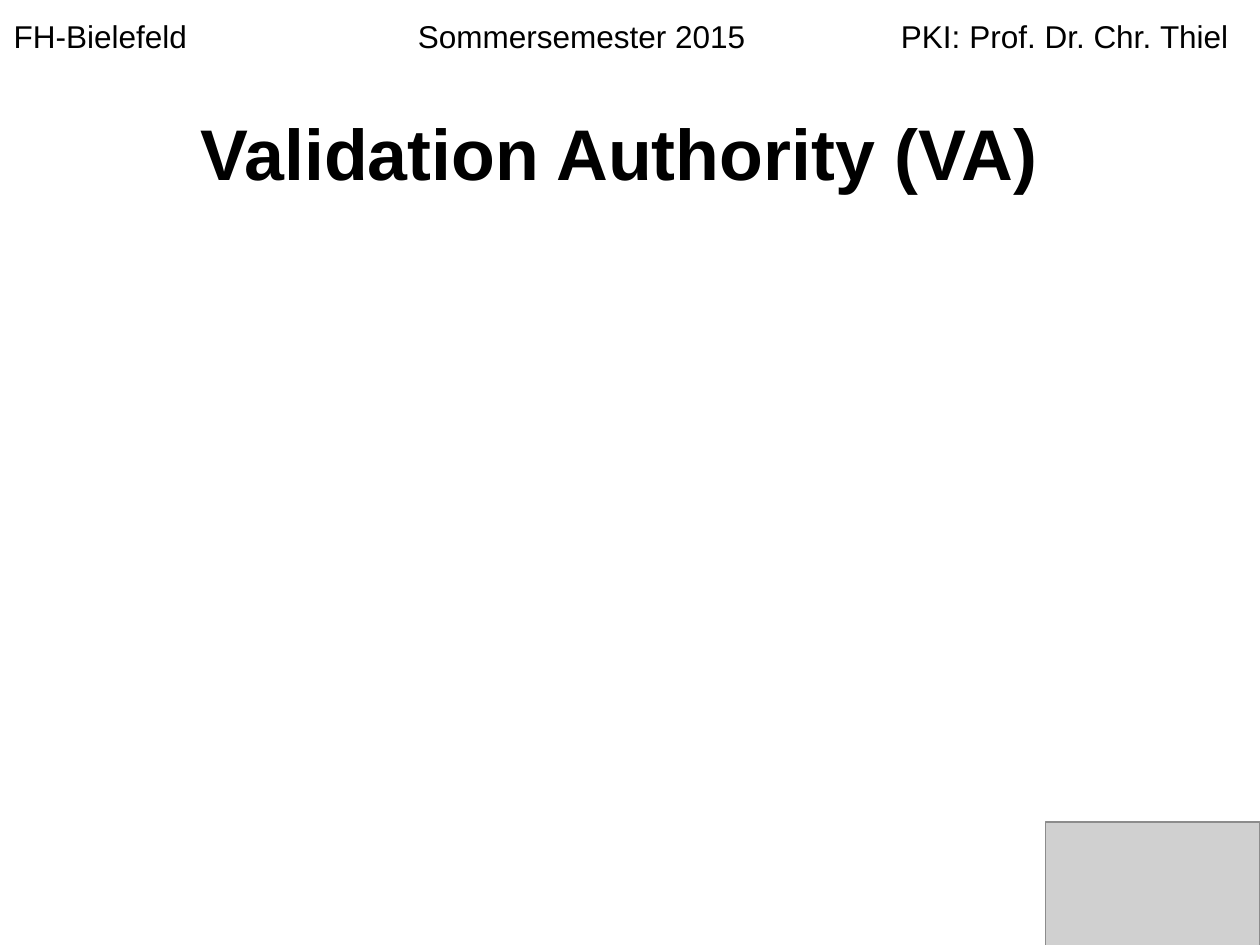
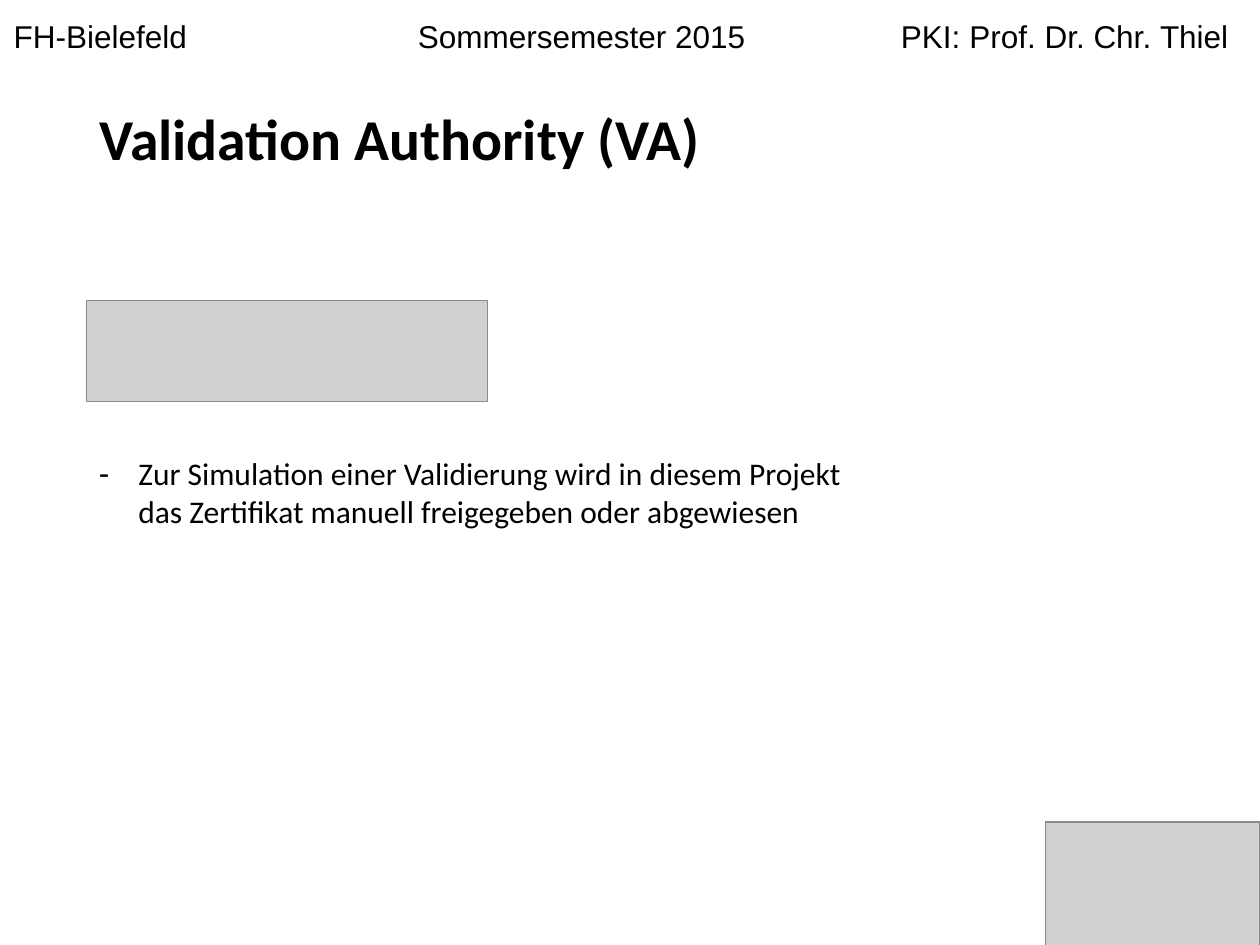
Before and after one commit to langec/pki, a slide deck: slide 8 of Erstellung_einer_PKI.pptx (slide 9 before the commit). Drawn at 1260x945 pixels with LibreOffice and Linux fonts; fonts in the diff are those of the drawing; grey boxes stand for pictures. Boxes give left, top, right and bottom in pixels: in the first picture for what was removed or moved away, otherwise in the second. Text is boxed around its words. In the diff, an @@ line names an element or a change of style, - is before the commit and + after.

Commit message:
PPT

```diff
--- a/Erstellung_einer_PKI.pptx
+++ b/Erstellung_einer_PKI.pptx
@@ title "Validation Authority (VA)" moved from (x1=201, y1=128, x2=1037, y2=194) to (x1=99, y1=117, x2=699, y2=169) @@
@@ title "Validation Authority (VA)" at (x1=99, y1=117, x2=699, y2=169): size 41 to 33 pt, font Arial to Calibri; alignment centre to left; line spacing 1 to 0.9 @@
@@ picture added at (x1=87, y1=301, x2=488, y2=402) @@
@@ text added at (x1=138, y1=463, x2=840, y2=529), 18 pt, text #000000 @@
+– Zur Simulation einer Validierung wird in diesem Projekt das Zertifikat manuell freigegeben oder abgewiesen
```
Also in this commit, not shown: 9 other slides changed, 3 slides added.
